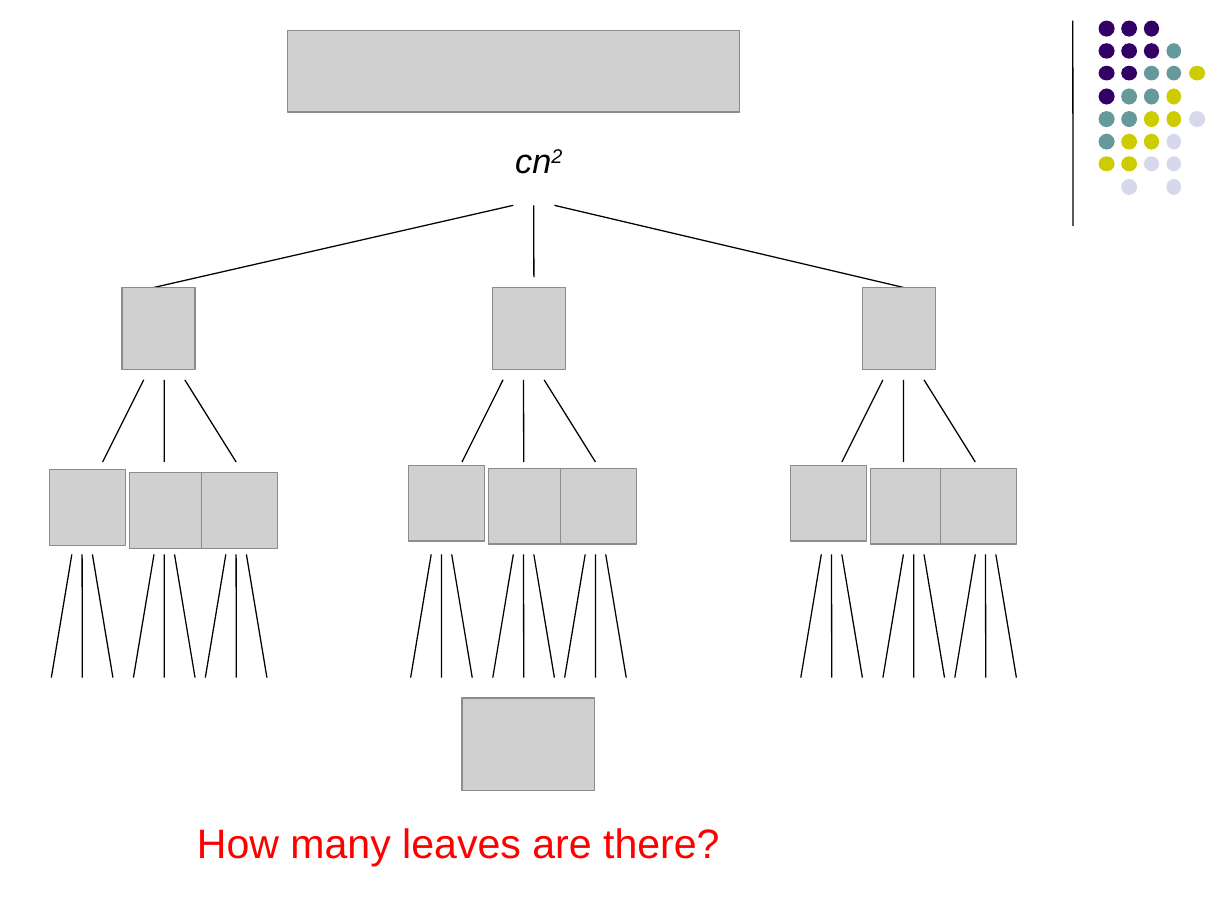
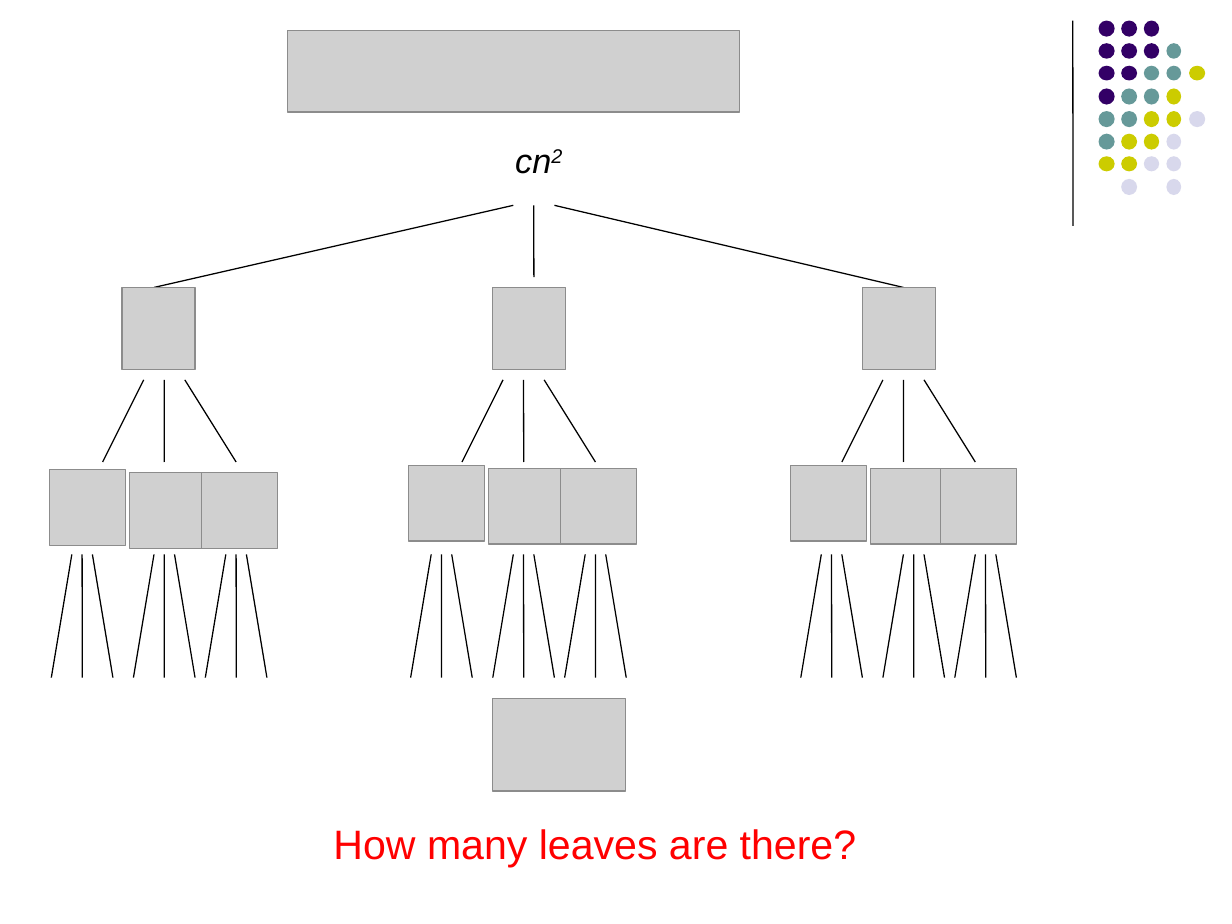
Before and after one commit to Collins-kariuk/Algorithms, a slide deck: slide 17 of Lectures/Lecture 04_More Recurrences.pptx. Drawn at 1232x924 pixels with LibreOffice and Linux fonts; fonts in the diff are those of the drawing; grey boxes stand for pictures. Boxes give left, top, right and bottom in pixels: in the first picture for what was removed or moved away, otherwise in the second. Text is boxed around its words. In the diff, an @@ line names an element or a change of style, - is before the commit and + after.

```diff
--- a/Lectures/Lecture 04_More Recurrences.pptx
+++ b/Lectures/Lecture 04_More Recurrences.pptx
@@ picture: place and size @@
-picture at (462, 699, 595, 791)
+picture at (493, 699, 626, 791)
@@ text "How many leaves are there?": place and size @@
-text "How many leaves are there?" at (197, 828, 719, 866)
+text "How many leaves are there?" at (333, 829, 856, 867)
```
Also in this commit, not shown: 6 other slides changed.
